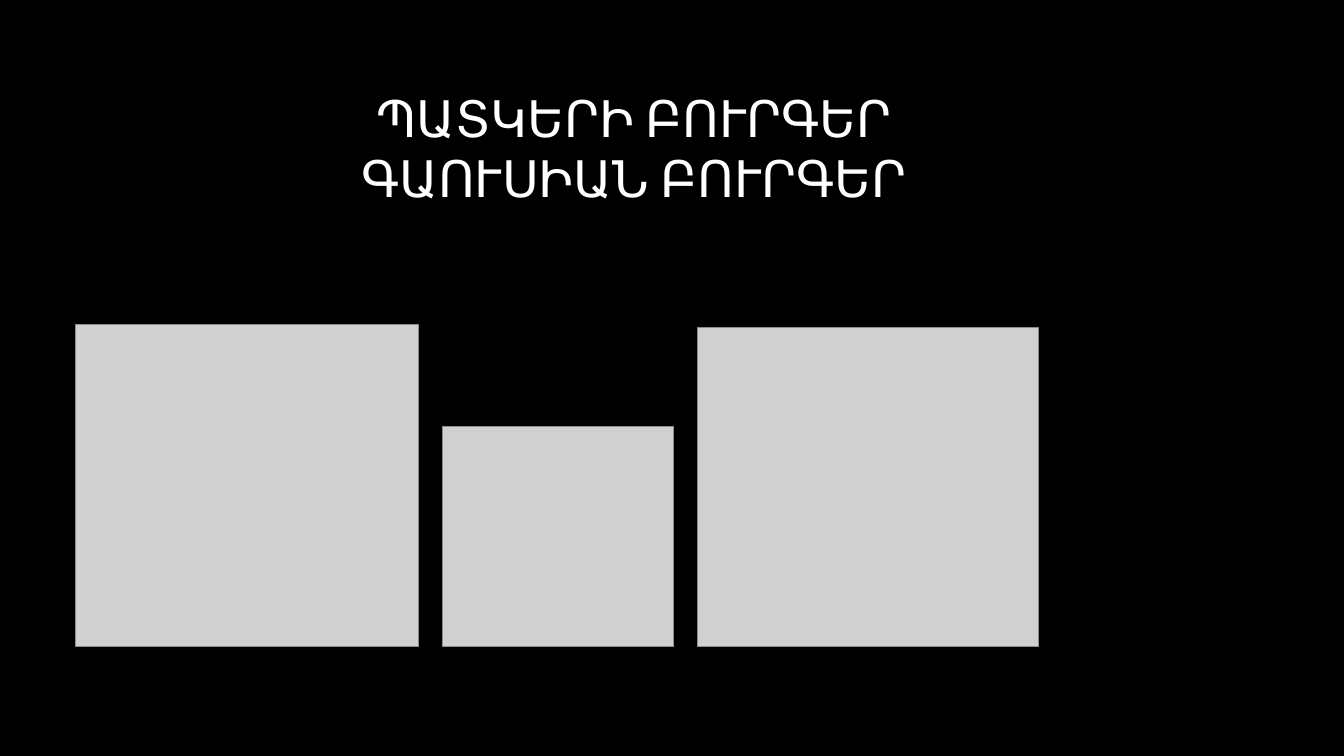
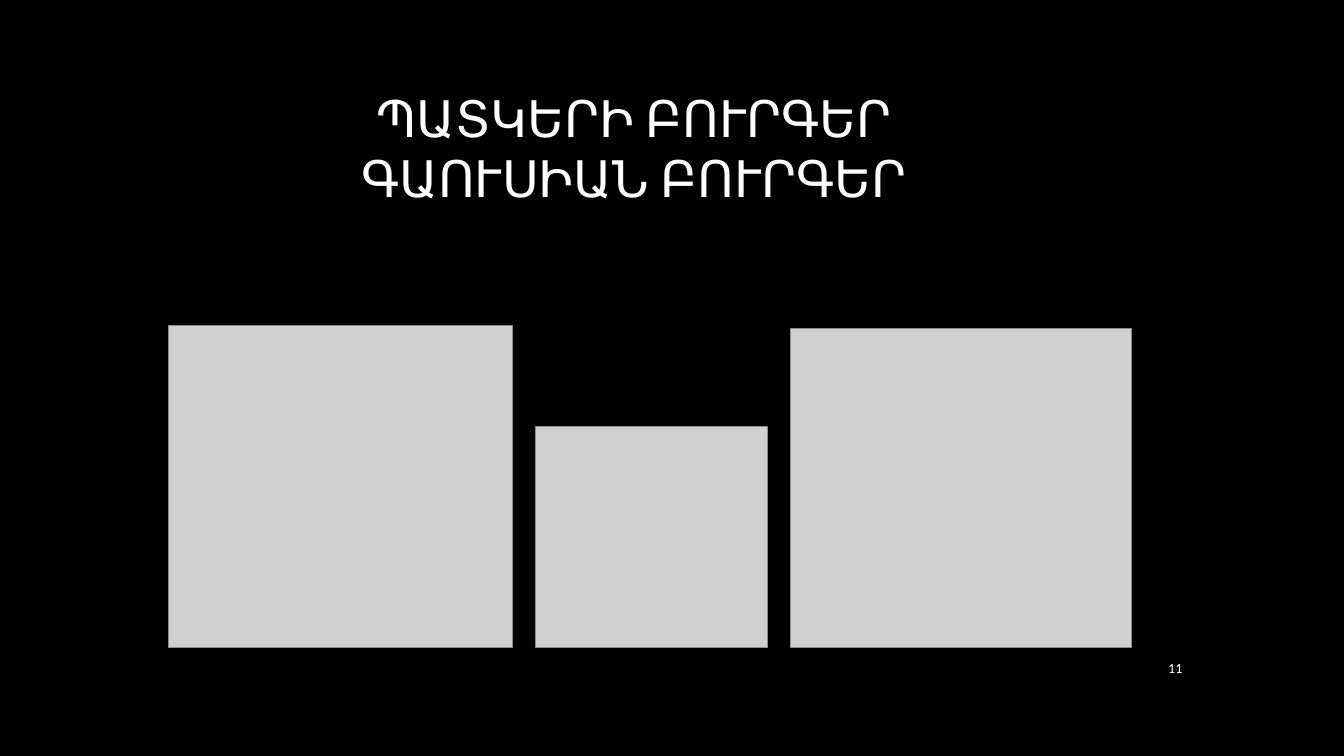
Before and after one commit to CGevorg/OpenKrypton, a slide deck: slide 11 of presentation/Presentation.pptx. Drawn at 1344x756 pixels with LibreOffice and Linux fonts; fonts in the diff are those of the drawing; grey boxes stand for pictures; background and template pictures are left out. Boxes give left, top, right and bottom in pixels: in the first picture for what was removed or moved away, otherwise in the second. Text is boxed around its words. In the diff, an @@ line names an element or a change of style, - is before the commit and + after.

```diff
--- a/presentation/Presentation.pptx
+++ b/presentation/Presentation.pptx
@@ 3 pictures: place and size @@
-3 pictures at (76, 325, 1038, 647)
+3 pictures at (169, 326, 1132, 647)
@@ page number added at (1168, 664, 1182, 673), 10 pt, text #FFFFFF @@
+11
```
Also in this commit, not shown: 15 other slides changed, 2 slides added, 1 slide removed.
